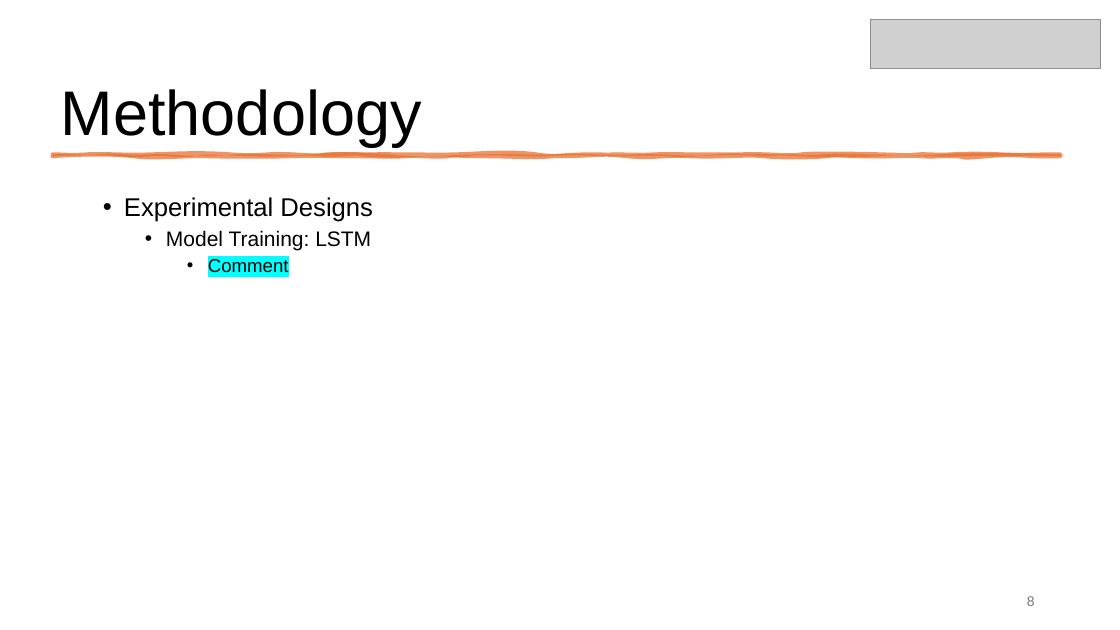
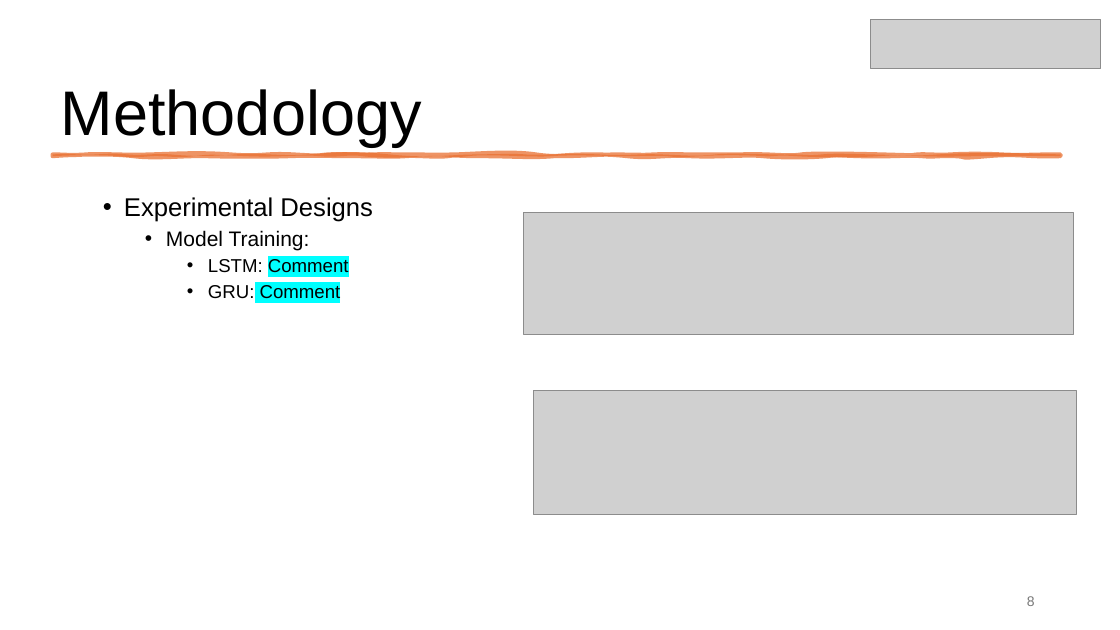
Before and after one commit to ttran15/fall_detection, a slide deck: slide 8 of Project_Slides_draft.pptx. Drawn at 1120x630 pixels with LibreOffice and Linux fonts; fonts in the diff are those of the drawing; grey boxes stand for pictures. Boxes give left, top, right and bottom in pixels: in the first picture for what was removed or moved away, otherwise in the second. Text is boxed around its words. In the diff, an @@ line names an element or a change of style, - is before the commit and + after.

```diff
--- a/Project_Slides_draft.pptx
+++ b/Project_Slides_draft.pptx
@@ text at [166,230,349,303]: text changed; size 18 to 16 pt @@
-    • Model Training: LSTM
-      • Comment
+    • Model Training:
+      • LSTM: Comment
+      • GRU: Comment
@@ picture added at [524,212,1074,334] @@
@@ picture added at [534,391,1077,515] @@
```
Also in this commit, not shown: 4 other slides changed, 2 other files.
